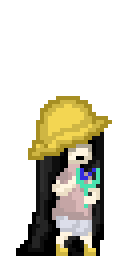
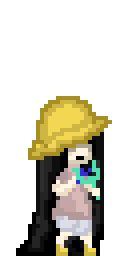
Two versions of the same layered image (128x256). Layer-by-layer changes:
painted on "Over Arms" over (x1=84, y1=184, x2=100, y2=204)
painted on "Slingshot" over (x1=72, y1=160, x2=100, y2=208)
painted on "Arms" over (x1=88, y1=192, x2=100, y2=204)
